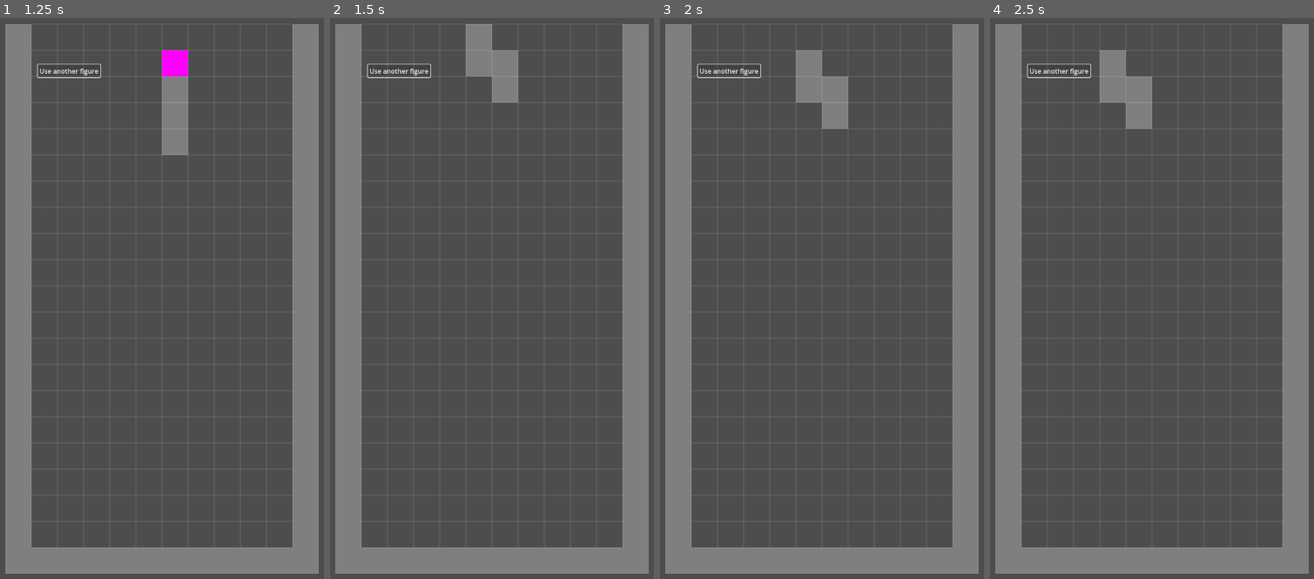
Above: before the commit, frames 1-4 (left to right).
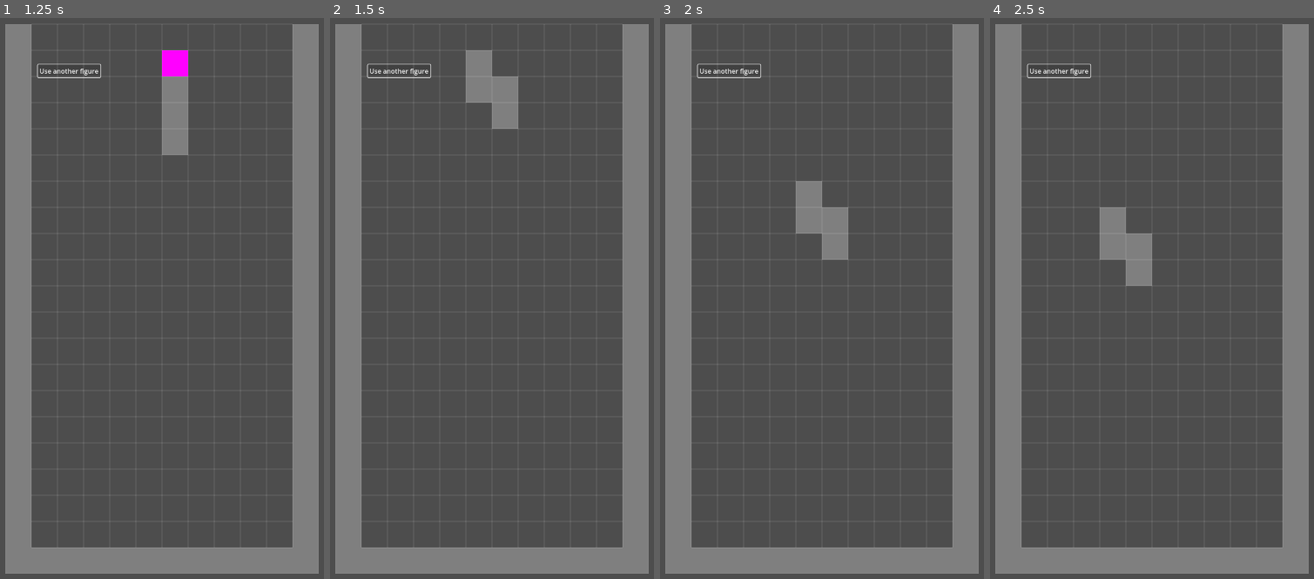
Above: after the commit, the same moments.

Repository: lacedon/mana-tetris
Game: Godot game, scene res://src/components/field/field.tscn
The game is run twice, just before and just after one commit, with the same random seed, the same clock (stepped at 60 frames per second) and the same inputs.
Inputs:
- Up to frame 1 (1.25 s): click "Use another figure" at 0.5 s
- Up to frame 2 (1.5 s): tap Enter at 1.25 s; hold Right (move-right) from 1.28 s (still down); hold S (drop) from 1.28 s (still down)
- Up to frame 3 (2 s): keep holding Right (move-right); keep holding S (drop)
- Up to frame 4 (2.5 s): release Right (move-right) at 2.03 s; release S (drop) at 2.03 s; hold Left (move-left) from 2.03 s (still down); tap S (drop) at 2.1 s

Frame 1 is identical in both runs. In frame 2, 1.5% of the frame differs, in the area x 41-59%, y 1-20%; in frame 3, 3.0%, in the area x 41-59%, y 5-44%; in frame 4, 3.0%.

Commit message:
Add drop figure controll

Diff:
--- a/src/components/controller/controller.gd
+++ b/src/components/controller/controller.gd
@@ -8,7 +8,9 @@
     if event.is_action_pressed("rotate"):
         figureMover.rotate_figure()
     elif event.is_action_pressed("drop"):
-        figureMover.drop_figure()
+        figureMover.toggle_figure_dropping(true)
+    elif event.is_action_released("drop"):
+        figureMover.toggle_figure_dropping(false)
     elif event.is_action_pressed("move-left"):
         figureMover.move_figure(-1)
     elif event.is_action_pressed("move-right"):
--- a/src/components/field/figure_mover/figure_mover.gd
+++ b/src/components/field/figure_mover/figure_mover.gd
@@ -3,26 +3,32 @@
 const FigureNode = preload("res://src/components/figure/figure.gd")
 
 @export var figureNode: FigureNode
-@export var speed: float = 1.0
+@export var movingWaitTime: float = 1.0
+@export var movingWaitTimeFast: float = 0.1
 @export var isPaused: bool = false
 
 @onready var timer: Timer = $Timer
 
+var isFastMoving: bool = false
+
 func _ready() -> void:
-    timer.start()
+    set_up_timer()
 
 func _on_timer_timeout() -> void:
     if figureNode && !isPaused:
         figureNode.move_down_figure()
 
+func set_up_timer(wait_time: float = movingWaitTime) -> void:
+    timer.wait_time = wait_time
+    timer.start()
+
 func rotate_figure() -> void:
     if figureNode:
         figureNode.rotate_figure()
 
-func drop_figure() -> void:
-    if figureNode:
-        # TODO: Implement drop logic
-        pass
+func toggle_figure_dropping(isFastMovingEnabled) -> void:
+    isFastMoving = isFastMovingEnabled
+    set_up_timer(movingWaitTimeFast if isFastMoving else movingWaitTime)
 
 func move_figure(direction: int) -> void:
     if figureNode:
